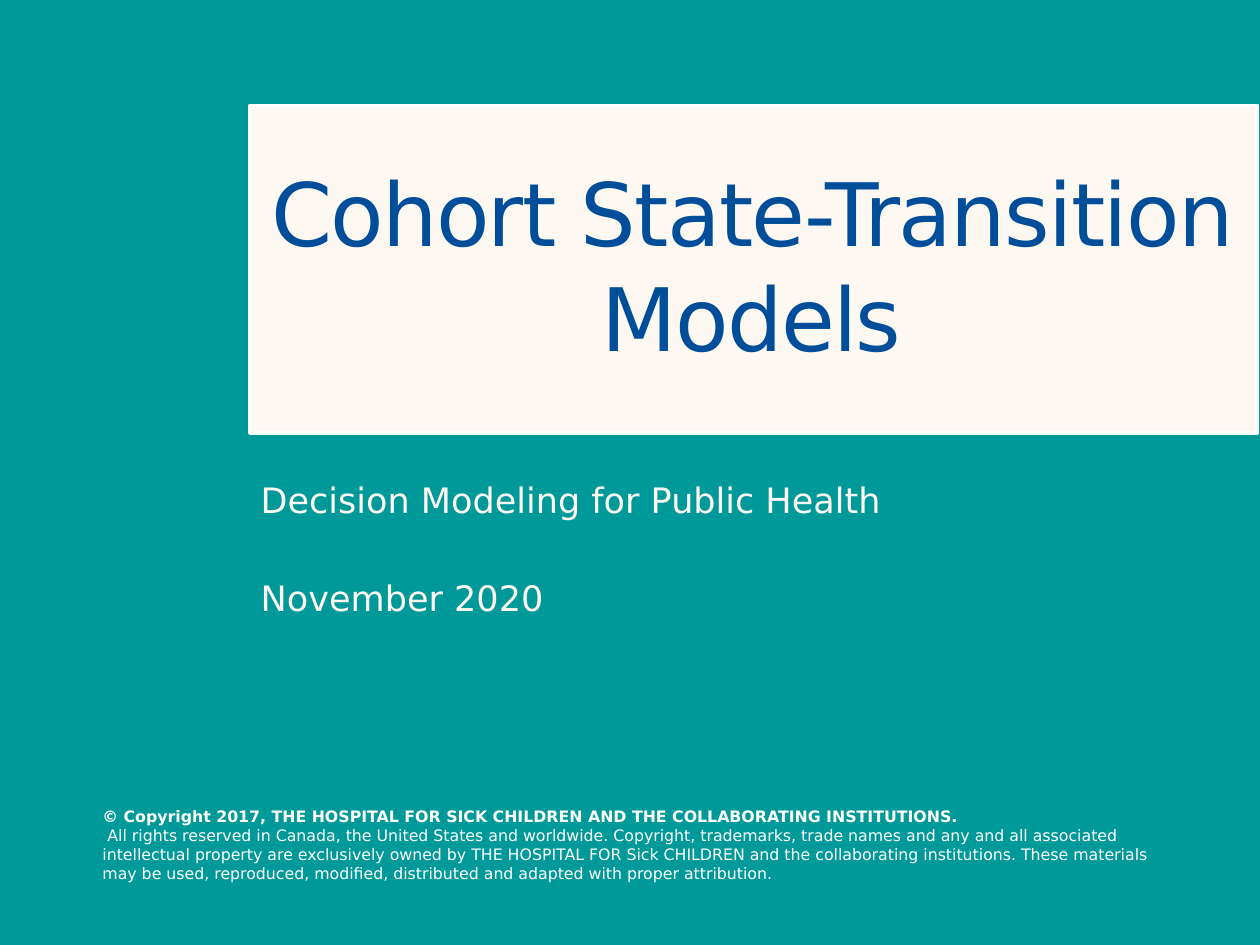
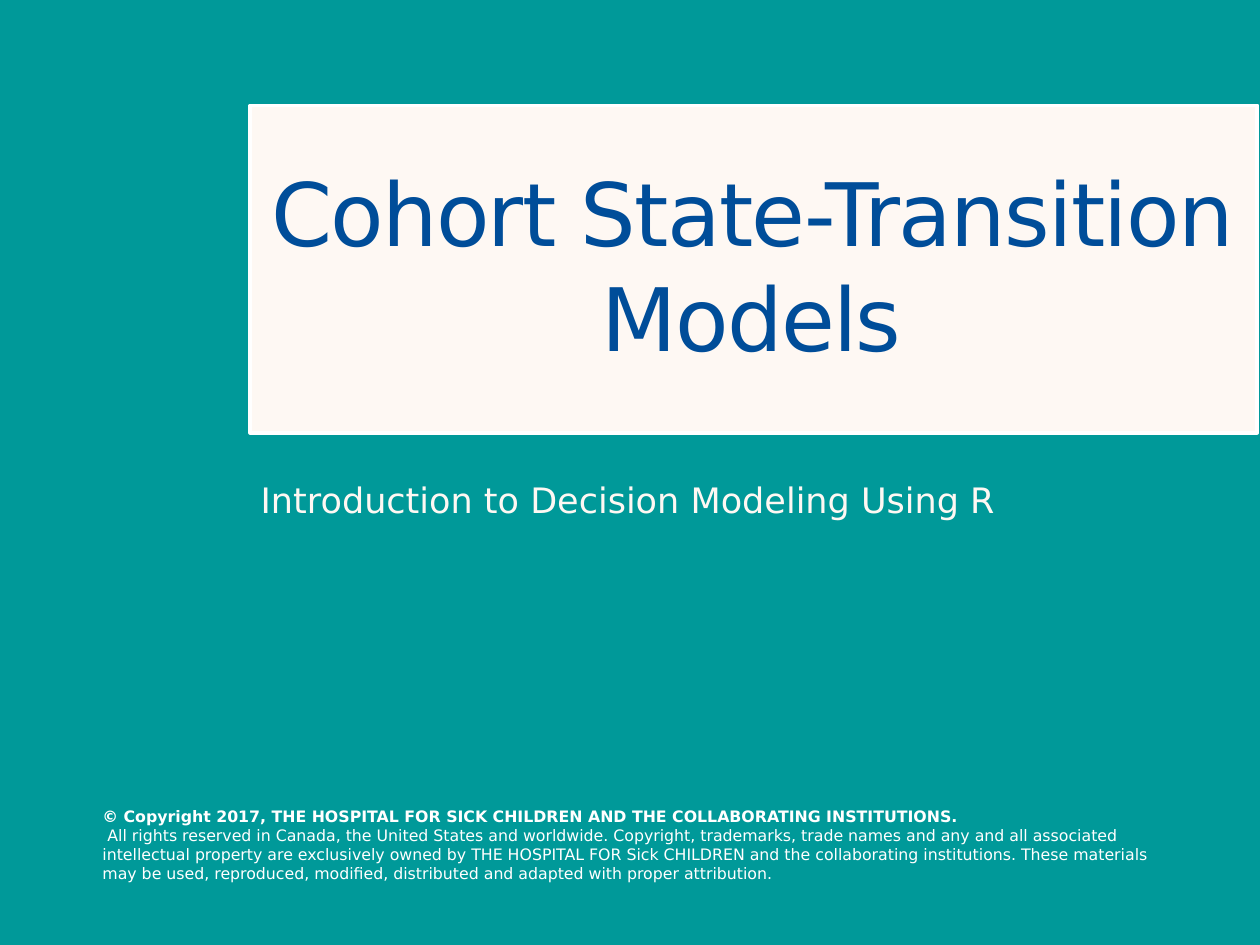
Before and after one commit to DARTH-git/Course-Modularization, a slide deck: slide 1 of Markov models/Slides/MarkovModelSlides_CADTH.pptx. Drawn at 1260x945 pixels with LibreOffice and Linux fonts; fonts in the diff are those of the drawing. Boxes give left, top, right and bottom in pixels: in the first picture for what was removed or moved away, otherwise in the second. Text is boxed around its words. In the diff, an @@ line names an element or a change of style, - is before the commit and + after.

Commit message:
updated slide titles

```diff
--- a/Markov models/Slides/MarkovModelSlides_CADTH.pptx
+++ b/Markov models/Slides/MarkovModelSlides_CADTH.pptx
@@ subtitle at [261, 486, 994, 521]: text changed @@
-Decision Modeling for Public Health
-November 2020
+Introduction to Decision Modeling Using R
```
Also in this commit, not shown: 1 other file.
